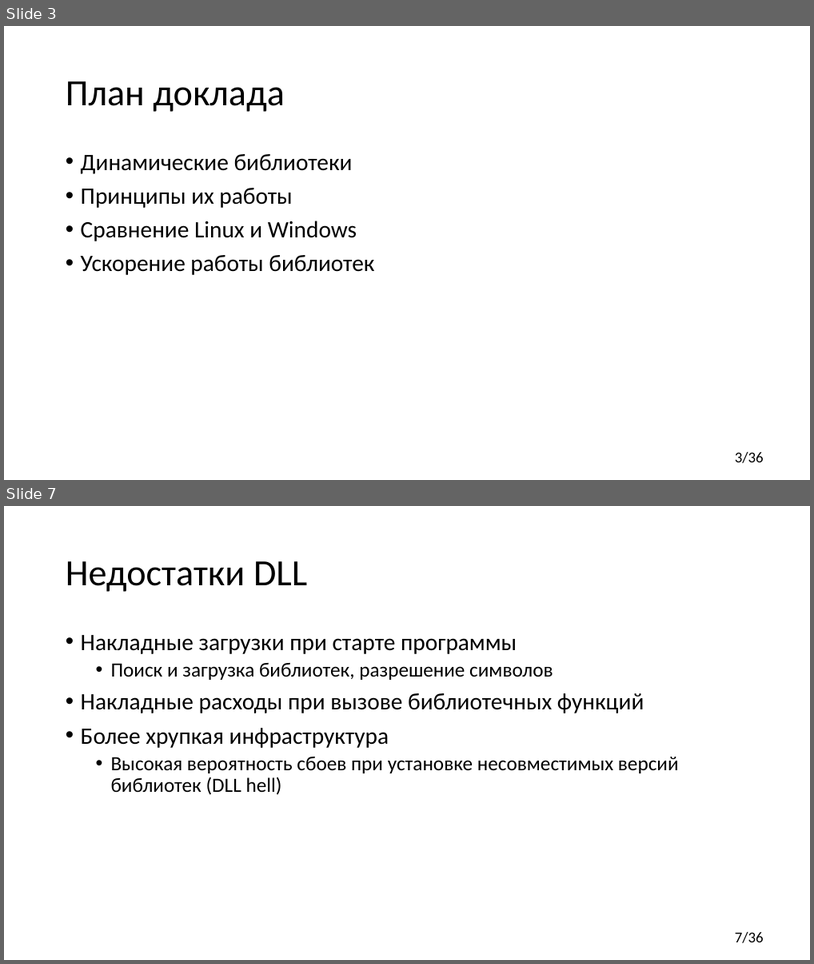
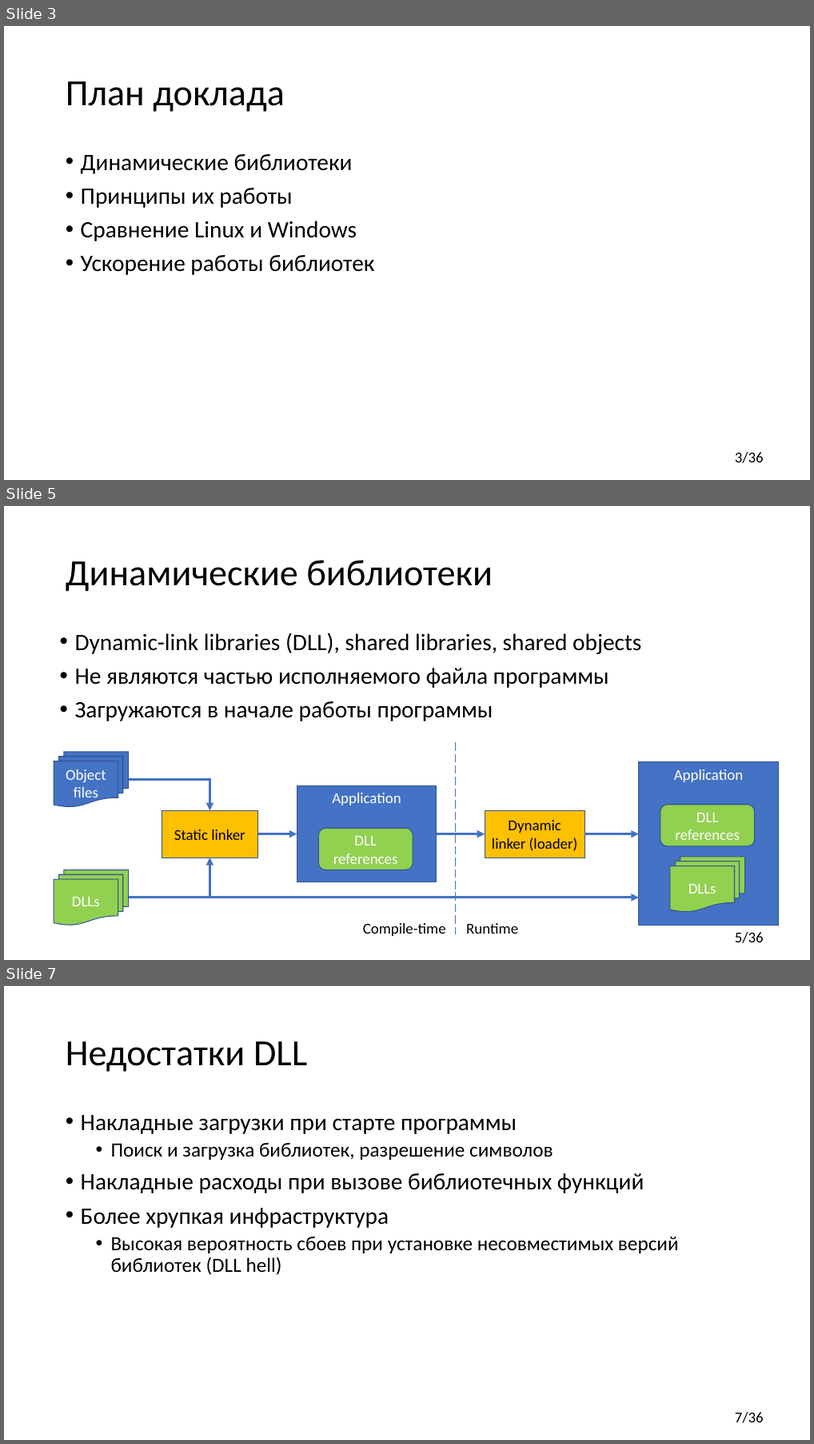
Before and after one commit to yugr/CppRussia, a slide deck: 2024/RU.pptx. Shown one above the other, each under a label of ours: slides 3 and 7 before the commit, slides 3, 5 and 7 after it; the slides between them are not shown. The pictures are 814x964 and 814x1444 pixels, drawn with LibreOffice and Linux fonts; fonts in the diff are those of the drawing. Boxes give left, top, right and bottom in pixels: in the first picture for what was removed or moved away, otherwise in the second. Text is boxed around its words. In the diff, an @@ line names an element or a change of style, - is before the commit and + after.

```diff
--- a/2024/RU.pptx
+++ b/2024/RU.pptx
@@ slide 5 added at (x1=4, y1=506, x2=810, y2=960), background #FFFFFF; not listed: 1 template element that a slide beside it also shows @@
@@ title added at (x1=66, y1=560, x2=493, y2=592), 44 pt, text #000000 @@
+Динамические библиотеки
@@ text added at (x1=75, y1=632, x2=642, y2=721), 28 pt, text #000000 @@
+• Dynamic-link libraries (DLL), shared libraries, shared objects
+• Не являются частью исполняемого файла программы
+• Загружаются в начале работы программы
@@ line added from (455, 742) to (455, 934), #4472C4 1.25 pt dashed @@
@@ flow chart multidocument added at (x1=54, y1=752, x2=129, y2=807), fill #4472C4, outline #325491 1 pt, 18 pt, text #FFFFFF @@
+Object files
@@ rectangle added at (x1=639, y1=762, x2=779, y2=924), fill #4472C4, outline #325491 1 pt, 18 pt, text #FFFFFF @@
+Application
@@ elbow arrow added from (129, 779) to (210, 810), #4472C4 3 pt @@
@@ rectangle added at (x1=298, y1=785, x2=437, y2=882), fill #4472C4, outline #325491 1 pt, 18 pt, text #FFFFFF @@
+Application
@@ rectangle added at (x1=162, y1=810, x2=258, y2=857), fill #FFC000, outline #325491 1 pt, 18 pt, text #000000 @@
+Static linker
@@ rectangle added at (x1=485, y1=810, x2=585, y2=857), fill #FFC000, outline #325491 1 pt, 18 pt, text #000000 @@
+Dynamic linker (loader)
@@ rounded rectangle added at (x1=661, y1=804, x2=755, y2=846), fill #92D050, outline #325491 1 pt, 18 pt, text #FFFFFF @@
+DLL references
@@ arrow added from (258, 834) to (298, 834), #4472C4 3 pt @@
@@ rounded rectangle added at (x1=318, y1=828, x2=413, y2=869), fill #92D050, outline #325491 1 pt, 18 pt, text #FFFFFF @@
+DLL references
@@ arrow added from (437, 834) to (485, 834), #4472C4 3 pt @@
@@ arrow added from (586, 834) to (639, 834), #4472C4 3 pt @@
@@ elbow arrow added from (129, 897) to (210, 857), #4472C4 3 pt @@
@@ flow chart multidocument added at (x1=670, y1=856, x2=746, y2=912), fill #92D050, outline #325491 1 pt, 18 pt, text #FFFFFF @@
+DLLs
@@ flow chart multidocument added at (x1=54, y1=869, x2=129, y2=924), fill #92D050, outline #325491 1 pt, 18 pt, text #FFFFFF @@
+DLLs
@@ arrow added from (129, 897) to (639, 897), #4472C4 3 pt @@
@@ text added at (x1=363, y1=923, x2=518, y2=936), 18 pt, text #000000 @@
+Compile-time Runtime
```
Also in this commit, not shown: 7 slides changed.
